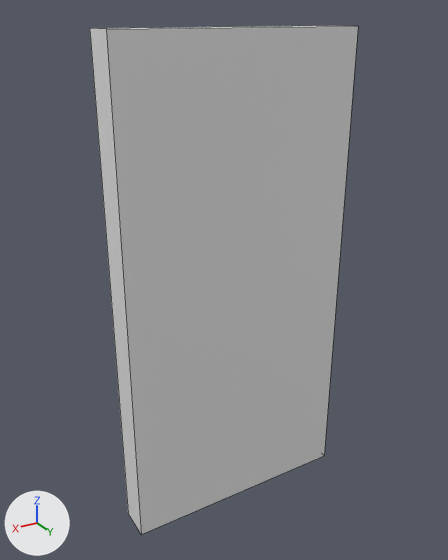
Two versions of the Blender file assets/door.blend, one commit apart.
One viewpoint serves both versions: a 50 mm lens placed at (1.73, 2.77, 2.86), pointed at (0.03, -0.05, 1.45). The axes (+X, +Y, +Z) are drawn at lower left. The lights are the same throughout. Mesh edges are drawn as thin lines.
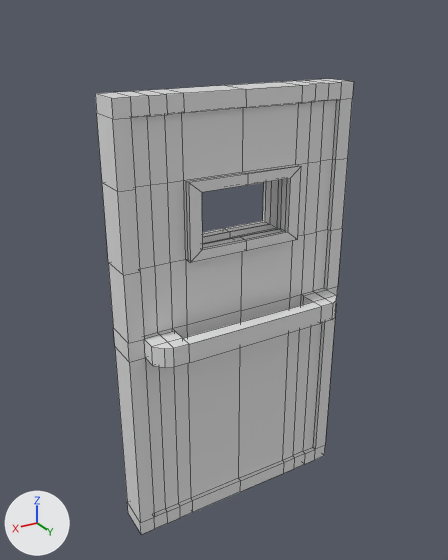
Where the change shows, as pixel boxes (x1, y1, x2, y2) in the pictures (448 x 560 px):
'Cube', reshaped (11% shorter)
    before: (90, 25, 358, 534)
    after: (95, 79, 354, 534)

Diff of the bpy script that builds the scene:
```diff
--- a/assets/door.blend.py
+++ b/assets/door.blend.py
@@ me_cube @@
 # used by ob_cube; location = (0.0, 0.0, 0.0); scale = (0.7, 0.1, 1.4)
-me_cube.from_pydata(...)  # 8 vertices, 6 faces; spans x -1.0..1.0, y -1.0..1.0, z 0.0..2.0
+me_cube.from_pydata(...)  # 394 vertices, 398 faces; spans x -1.0..1.0, y -2.68..2.68, z 0.0..1.8
+# me_cube part 1: 4 vertices removed from x -1.0..1.0, y -1.0..1.0, z 2.0; 390 vertices added at x -1.0..1.0, y -2.68..2.68, z 0.0..1.8
 me_cube.materials.append(mat_material)
```
